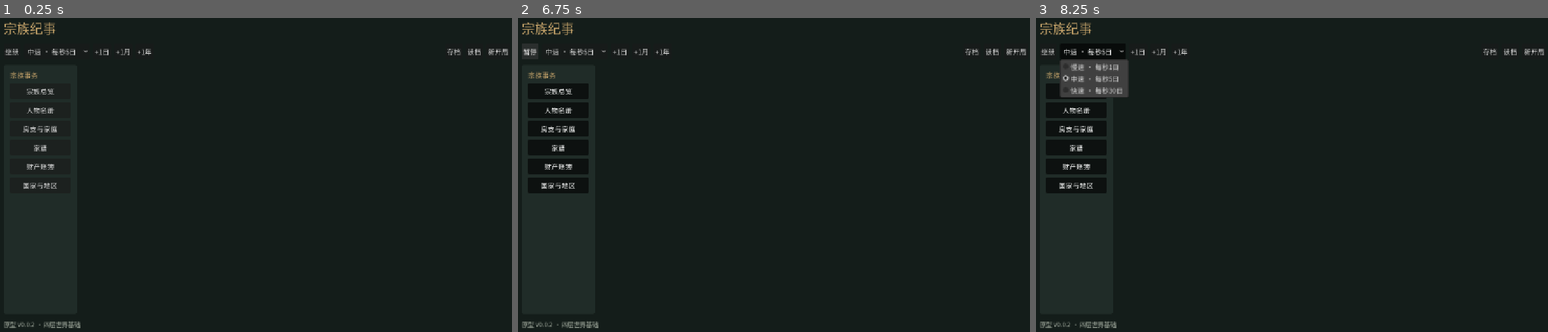
Above: before the commit, frames 1-3 (left to right).
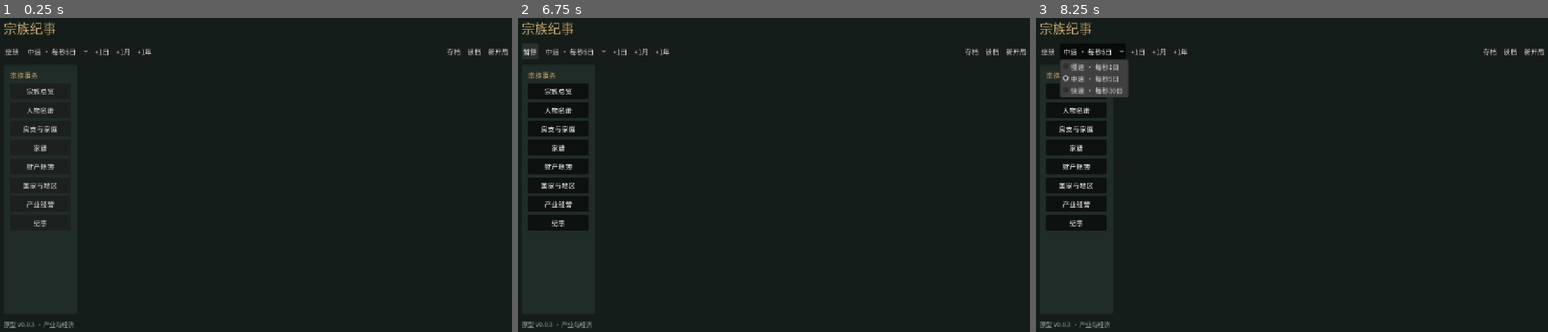
Above: after the commit, the same moments.

Repository: lqc19891229/ClanChronicle
Game: Godot game, scene res://ui/main.tscn
Same seed, same stepped clock (60 frames per second), same inputs: the game is played once before the commit and once after it.
Inputs (mouse positions are in pixels of both pictures, inside the frame that each line leads up to):
- Up to frame 1 (0.25 s): no input
- Up to frame 2 (6.75 s): click "宗族总览" at 0.5 s; click "人物名册" at 1.25 s; click "房支与家庭" at 2 s; click "家谱" at 2.75 s; click "财产账簿" at 3.5 s; click "国家与地区" at 4.25 s; click (558, 203) at 5 s, where only the run after the commit has a clickable "产业经营"; click (558, 222) at 5.75 s, where only the run after the commit has a clickable "纪事"; click "继续" at 6.5 s
- Up to frame 3 (8.25 s): click "暂停" at 7.25 s; click "中速 · 每秒5日" at 8 s

The runs differ from the first frame. In frame 1, 0.2% of the frame differs, in the area x 5-16%, y 58-99%; in frame 2, 1.2%, in the area x 1-16%, y 56-99%; in frame 3, 1.2%.

Commit message:
feat: estate ledger relief and chronicle screens

Diff:
--- a/ui/main.gd
+++ b/ui/main.gd
@@ -116,7 +116,7 @@
     nav.add_theme_constant_override("separation", 8)
     sidebar.add_child(nav)
     nav.add_child(text_label("宗族事务", 17, GOLD))
-    for tab in ["宗族总览", "人物名册", "房支与家庭", "家谱", "财产账簿", "国家与地区"]:
+    for tab in ["宗族总览", "人物名册", "房支与家庭", "家谱", "财产账簿", "国家与地区", "产业经营", "纪事"]:
         var b = button(tab, show_tab.bind(tab))
         b.toggle_mode = true
         nav_buttons[tab] = b
@@ -130,7 +130,7 @@
     content.size_flags_horizontal = Control.SIZE_EXPAND_FILL
     content.add_theme_constant_override("separation", 12)
     scroll.add_child(content)
-    status_label = text_label("原型 V0.0.2 · 四层世界基础", 15, MUTED)
+    status_label = text_label("原型 V0.0.3 · 产业与经济", 15, MUTED)
     root.add_child(status_label)
     timer = Timer.new()
     timer.wait_time = 1.0
@@ -171,6 +171,8 @@
         "家谱": genealogy()
         "财产账簿": property_book()
         "国家与地区": geography()
+        "产业经营": enterprises()
+        "纪事": chronicle()
 
 func heading(title: String, description: String) -> void:
     content.add_child(text_label(title, 28, GOLD))
@@ -188,8 +190,8 @@
     assets.add_child(text_label("族田 %d亩    公库 %d贯    储粮 %d石" % [int(c["land"]), int(c["cash"]), int(c["grain"])], 20))
     var note = panel(content)
     note.add_child(text_label("当前原型范围", 20, GOLD))
-    note.add_child(text_label("时间推进、年龄变化、组织查询、财产统计、存读档。", 18))
-    note.add_child(text_label("尚未模拟生产、死亡、婚姻、生育或继承；资产不会随时间变化。", 16, MUTED))
+    note.add_child(text_label("时间推进、组织查询、产业经营、财产统计、存读档。", 18))
+    note.add_child(text_label("已模拟秋收、家庭口粮及宗族救济；尚未模拟婚姻、生育、死亡或继承。", 16, MUTED))
 
 func roster() -> void:
     heading("人物名册", "点击人物查看六维能力、亲属及家庭归属")
@@ -292,7 +294,7 @@
                 block.add_child(text_label("聚落：" + str(settlement["name"]), 16, MUTED))
 
 func property_book() -> void:
-    heading("财产账簿", "公产与家庭财产分别统计；本版仅展示，不支持交易")
+    heading("财产账簿", "公产与家庭财产分别统计；可在产业面板提供救济")
     var c: Dictionary = World.state["clan"]
     var public_box = panel(content)
     public_box.add_child(text_label("宗族公产", 21, GOLD))
@@ -311,6 +313,61 @@
     total.add_child(text_label("全族关联资产（不可全部调动）", 21, GOLD))
     total.add_child(text_label("田地 %d亩  |  钱财 %d贯  |  粮食 %d石" % [land + int(c["land"]), cash + int(c["cash"]), grain + int(c["grain"])]))
 
+func enterprises() -> void:
+    heading("产业经营", "每年九月末秋收；每月每位家庭成员消耗1石口粮")
+    var s: Dictionary = World.world_state
+    var own: Dictionary = {}
+    for h in World.state["households"]:
+        own[int(h["id"])] = h
+    var clan_id := int(s["player_clan_id"])
+    for asset in s["assets"]:
+        var kind := str(asset["owner_kind"])
+        var owner_id := int(asset["owner_id"])
+        if not ((kind == "clans" and owner_id == clan_id) or (kind == "households" and own.has(owner_id))):
+            continue
+        var block = panel(content)
+        block.add_child(text_label(str(asset["name"]), 21, GOLD))
+        var owner := World.entity(kind, owner_id)
+        var settlement := World.entity("settlements", int(asset["settlement_id"]))
+        block.add_child(text_label("产权：%s | 地点：%s | 面积：%d亩" % [owner["name"], settlement["name"], int(asset["area"])]))
+        for e in s["enterprises"]:
+            if e["asset_id"] == asset["id"]:
+                block.add_child(text_label("管事：%s | 最近秋收：%d石" % [World.person_name(int(e["manager_id"])), int(e["last_harvest"])]))
+        if kind == "households":
+            var h: Dictionary = own[owner_id]
+            block.add_child(text_label("家庭储粮：%d石" % int(h["grain"])))
+            var relief := button("拨给家庭10石救济粮", grant_relief.bind(owner_id))
+            relief.disabled = int(World.state["clan"]["grain"]) < 10
+            block.add_child(relief)
+    var ledger = panel(content)
+    ledger.add_child(text_label("最近本族账户流水", 20, GOLD))
+    var shown := 0
+    var account_ids: Dictionary = {}
+    for a in s["accounts"]:
+        if (a["owner_kind"] == "clans" and int(a["owner_id"]) == clan_id) or (a["owner_kind"] == "households" and own.has(int(a["owner_id"]))):
+            account_ids[int(a["id"])] = true
+    for i in range(s["ledger"].size() - 1, -1, -1):
+        var entry: Dictionary = s["ledger"][i]
+        if not account_ids.has(int(entry["account_id"])):
+            continue
+        ledger.add_child(text_label("第%d日 | 账户%d | %s | %+d %s" % [int(entry["day"]), int(entry["account_id"]), entry["reason"], int(entry["delta"]), "石" if entry["resource"] == "grain" else "贯"], 15))
+        shown += 1
+        if shown >= 20:
+            break
+
+func grant_relief(id: int) -> void:
+    status_label.text = "救济粮已拨付" if World.grant_grain(id, 10) else "拨付失败：储粮不足或权限不符"
+
+func chronicle() -> void:
+    heading("纪事", "全世界最近发生的经济事件")
+    var entries: Array = World.world_state["chronicle"]
+    var block = panel(content)
+    if entries.is_empty():
+        block.add_child(text_label("暂无纪事"))
+    for i in range(entries.size() - 1, maxi(-1, entries.size() - 101), -1):
+        var entry: Dictionary = entries[i]
+        block.add_child(text_label("第%d日 · %s" % [int(entry["day"]), entry["text"]], 16))
+
 func save_current() -> void:
     var result: Error = World.save_game()
     status_label.text = "已保存到 user://clan_save.json" if result == OK else "保存失败：" + error_string(result)
